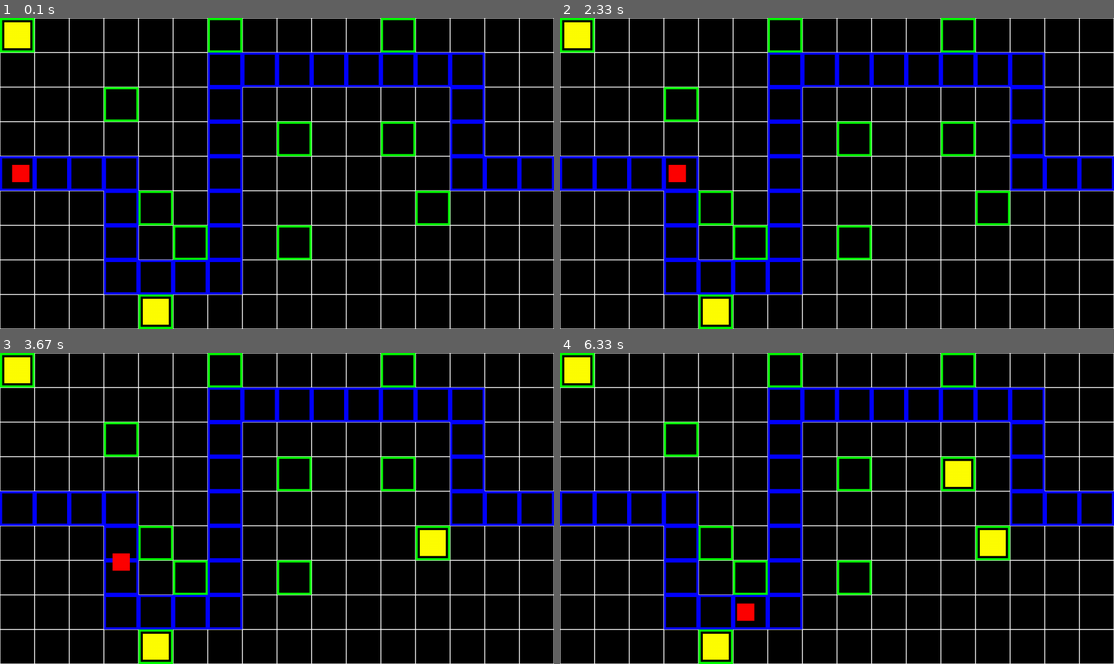
Above: before the commit, frames 1-4 (two rows, left to right).
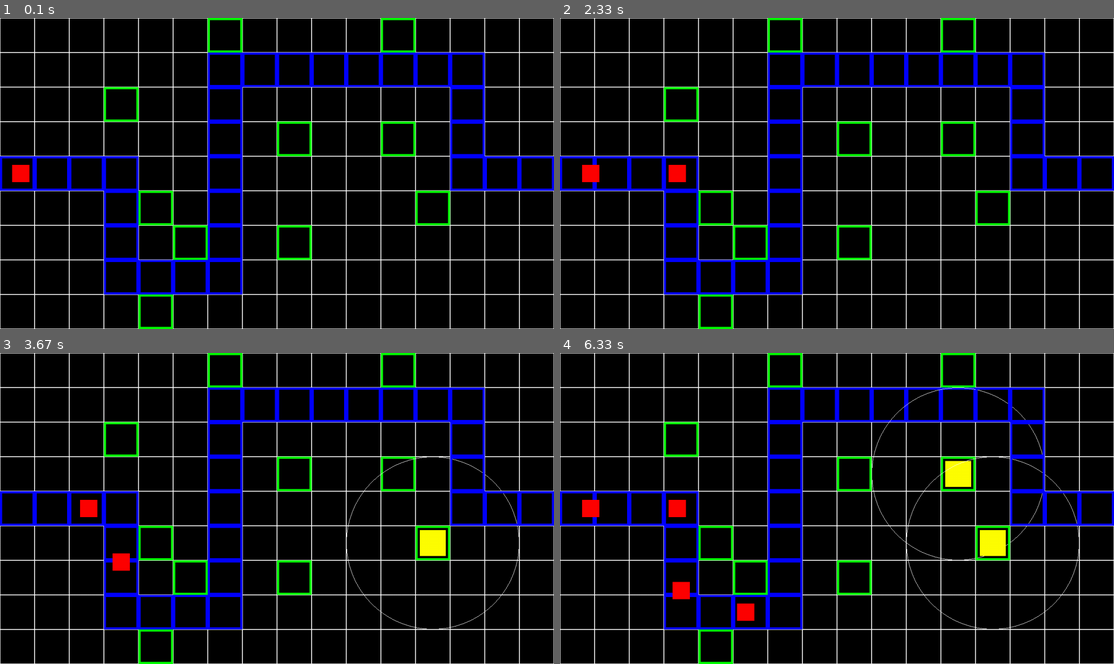
Above: after the commit, the same moments.

Repository: LenaSup/PyGame_project
Game: pygame game, started from main.py
Same seed, same stepped clock (60 frames per second), same inputs: the game is played once before the commit and once after it.
Inputs (mouse positions are in pixels of both pictures, inside the frame that each line leads up to):
- Up to frame 1 (0.1 s): no input
- Up to frame 2 (2.33 s): no input
- Up to frame 3 (3.67 s): click (421, 558) at 3.38 s
- Up to frame 4 (6.33 s): click (947, 483) at 3.72 s

The runs differ from the first frame. In frame 1, 1.0% of the frame differs, in the area x 0-31%, y 0-99%; in frame 2, 1.2%; in frame 3, 1.4%; in frame 4, 2.0%, in the area x 0-94%, y 0-99%.

Commit message:
Враги умирают(синие продамаженные). Враги спавняться каджые 2 секунды в определенной клетке. Башня фокусит одного врагаи при его убийстве переключается на первого идущего.

Diff:
--- a/data/map.map
+++ b/data/map.map
@@ -2,7 +2,7 @@
 ......########..
 ...0..#......#..
 ......#.0..0.#..
-####..#......###
+@###..#......###
 ...#0.#.....0...
 ...#.0#.0.......
 ...####.........
--- a/main.py
+++ b/main.py
@@ -1,4 +1,5 @@
 import pygame
+import sys
 import os
 
 
@@ -52,33 +53,26 @@
             self.tower.draw()
 
 
-class Entity: # общий класс существ
-    def __init__(self, x, y, screen):
+class Enemy(pygame.sprite.Sprite): # класс враждебного моба
+    def __init__(self, x, y, screen, width, height, health, image, damage=1, reload=1, speed=1):
+        super().__init__(entities, enemies)
         self.name = self.__class__.__name__
         self.pos = x, y
         self.screen = screen
-
-    def __str__(self):
-        return self.name
-
-    def focus_check(self, mouse_pos):
-        pass
-
-
-class Enemy(Entity): # класс враждебного моба
-    def __init__(self, x, y, screen, width, height, health, image, damage=1, bps=1, speed=1):
-        super().__init__(x, y, screen)
         self.size = self.width, self.height = width, height
         self.health = health
         self.damage = damage
         self.speed = speed
         self.image = image
-        self.bps = bps
+        self.image.fill('red')
+        self.rect = self.image.get_rect()
+        self.rect.x, self.rect.y = self.pos[0], self.pos[1]
         self.path = None
         self.current_step = None
         self.step = None
         self.steps = None
         self.is_move = True
+        self.set_path(enemy_path)
 
     def load_step(self, index): # загрузка следующего направления движения
         self.step = self.path[self.current_step]
@@ -99,6 +93,7 @@
                 else:
                     self.pos = self.pos[0], self.pos[1] + self.speed
                     self.steps += 1
+                    self.rect.x, self.rect.y = self.pos[0], self.pos[1]
             else:
                 if abs(self.step[0]) == self.steps and self.current_step == len(self.path) - 1:
                     self.is_move = False
@@ -109,6 +104,7 @@
                 else:
                     self.pos = self.pos[0] + self.speed, self.pos[1]
                     self.steps += 1
+                    self.rect.x, self.rect.y = self.pos[0], self.pos[1]
 
     def check(self, cell1, cell2): # проверка(моб не может выйти за пределы дороги)
         if self.speed > 0 and cell1.name == 'Road_cell':
@@ -123,23 +119,52 @@
         self.load_step(0)
         print('Шагов в пути врага:', len(self.path))
 
-    def draw(self):
-        pygame.draw.rect(self.screen, 'red', (self.pos[0], self.pos[1], self.width, self.height), 0)
-
-
-class Tower(Entity): # класс башни
-    def __init__(self, x, y, screen, size, health, images, damage=1, radius=0, sps=1, level=1):
-        super().__init__(x, y, screen)
+    def get_damage(self, damage):
+        if self.health - damage <= 0:
+            self.health = 0
+            self.is_move = False
+            self.kill()
+        else:
+            self.health -= damage
+            self.image.fill('blue')
+
+
+class Tower(pygame.sprite.Sprite): # класс башни
+    def __init__(self, x, y, screen, size, health, damage=50, radius=200, reload=1000, level=1):
+        super().__init__(towers)
+        self.name = self.__class__.__name__
+        self.pos = x, y
+        self.screen = screen
         self.health = health
         self.size = size
         self.damage = damage
         self.radius = radius
-        self.sps = sps
+        self.reload = reload
         self.level = level
-        self.images = images
+        self.image = pygame.Surface((radius * 2, radius * 2))
+        self.rect = self.image.get_rect()
+        self.rect.x, self.rect.y = (self.pos[0] + self.size // 2) - self.radius,\
+                                   (self.pos[1] + self.size // 2) - self.radius
+        self.radius = radius
+        self.focus = None
 
     def draw(self):
-        pygame.draw.rect(self.screen, 'yellow', (self.pos[0], self.pos[1], self.size, self.size))
+        pygame.draw.rect(self.screen, 'yellow', (self.pos[0], self.pos[1], self.size, self.size), 0)
+        pygame.draw.circle(self.screen, 'white', (self.pos[0] + self.size // 2, self.pos[1] + self.size // 2),
+                           self.radius, 1)
+
+    def fire(self):
+        if self.focus != None and self.focus.health != 0:
+            self.focus.get_damage(self.damage)
+        else:
+            self.focus_check()
+
+    def focus_check(self):
+        for enemy in enemies:
+            if pygame.sprite.collide_circle(enemy, self):
+                self.focus = enemy
+                self.fire()
+                break
 
 
 class Board:
@@ -151,6 +176,7 @@
         self.board = [[Pass_cell(self.cell_size * i, self.cell_size * h, self.screen, self.cell_size)
                        for h in range(width)] for i in range(height)]
         self.spis = ['white', 'red', 'blue']
+        self.n = 3
 
     def set_cell_size(self, cell_size): # установить новый размер клетки
         self.cell_size = cell_size
@@ -179,8 +205,13 @@
         if cell and cell.name == 'Building_cell':
             if cell.tower == None:
                 cell.set_tower(Tower(pos[0] * self.cell_size + 10, pos[1] * self.cell_size + 10, self.screen,
-                                     60, 100, None))
+                                     60, 100))
+                towers_reload[cell.tower] = pygame.USEREVENT + self.n
+                pygame.time.set_timer(towers_reload[cell.tower], cell.tower.reload)
+                self.n += 1
             else:
+                pygame.time.set_timer(towers_reload[cell.tower], 0)
+                del towers_reload[cell.tower]
                 cell.set_tower(None)
             return cell
         elif cell != None:
@@ -204,8 +235,11 @@
                 lst.append(Building_cell(x * cell_size, y * cell_size, screen, cell_size))
             elif level_map[y][x] == '#':
                 lst.append(Road_cell(x * cell_size, y * cell_size, screen, cell_size))
+            elif level_map[y][x] == '@':
+                lst.append(Road_cell(x * cell_size, y * cell_size, screen, cell_size))
+                spawn_pos = (x, y)
         list_entities.append(lst)
-    return list_entities
+    return list_entities, spawn_pos
 
 
 def load_path(name):
@@ -220,45 +254,68 @@
             print('Неверный формат файла:', name)
 
 
+def find_key(dictionary, needle):
+    for key in dictionary.keys():
+        if dictionary[key] == needle:
+            return key
+
+
+def terminate():
+    pygame.quit()
+    sys.exit()
+
+
+entities = pygame.sprite.Group()
+enemies = pygame.sprite.Group()
+towers = pygame.sprite.Group()
+towers_reload = {}
+enemy_path = load_path('data/enemy_path.txt')
+
+
 def main():
     pygame.init()
     size = width, height = 1280, 720
     screen = pygame.display.set_mode(size)
     pygame.display.set_caption('First board')
+
     my_board = Board(screen, 16, 9)
     my_board.set_cell_size(80)
-    level = generate_level(load_level('data/map.map', 'data/settings.txt'), 80, screen)
+
+    lvl = load_level('data/map.map', 'data/settings.txt')
+    level, start_pos = generate_level(lvl, 80, screen)
     for x in range(len(level)):
         for y in range(len(level[x])):
             my_board.set_cell(x, y, level[x][y])
-    test_tower = Building_cell(0, 0, screen, 80, Tower(10, 10, screen, 60, 100, None))
-    my_board.set_cell(0, 0, test_tower)
-    my_board.board[4][8].set_tower(Tower(4 * 80 + 10, 8 * 80 + 10, screen, 60, 100, None))
-    entities = []
-    my_event = pygame.USEREVENT + 1
+
+    spawn_enemy = pygame.USEREVENT + 1
+    my_event = pygame.USEREVENT + 2
     pygame.time.set_timer(my_event, 10)
-    enemy = Enemy(20, 340, screen, 40, 40, 100, None)
-    enemy.set_path(load_path('data/enemy_path.txt'))
-    entities.append(enemy)
+    pygame.time.set_timer(spawn_enemy, 2000)
+
+    vrag = Enemy(start_pos[0] * 80 + 20, start_pos[1] * 80 + 20, screen, 40, 40, 200, pygame.Surface((40, 40)))
 
     running = True
     while running:
             screen.fill((0, 0, 0))
             for event in pygame.event.get():
                 if event.type == pygame.QUIT:
-                    running = False
+                    terminate()
                 if event.type == pygame.MOUSEBUTTONDOWN and event.button == 1:
                     print(my_board.get_click(event.pos))
                 if event.type == my_event:
-                    cell1 = my_board.get_click((enemy.pos[0] + enemy.size[0], enemy.pos[1] + enemy.size[1]))
-                    cell2 = my_board.get_click((enemy.pos[0] - 1, enemy.pos[1] - 1))
-                    enemy.check(cell1, cell2)
+                    for enemy in enemies:
+                        cell1 = my_board.get_click((enemy.pos[0] + enemy.size[0], enemy.pos[1] + enemy.size[1]))
+                        cell2 = my_board.get_click((enemy.pos[0] - 1, enemy.pos[1] - 1))
+                        enemy.check(cell1, cell2)
+                if event.type == spawn_enemy:
+                    Enemy(start_pos[0] * 80 + 20, start_pos[1] * 80 + 20, screen, 40, 40, 200, pygame.Surface((40, 40)))
+                if event.type in towers_reload.values():
+                    find_key(towers_reload, event.type).fire()
             my_board.render()
-            enemy.draw()
-            for entity in entities:
-                entity.draw()
+            entities.update()
+            entities.draw(screen)
             pygame.display.flip()
-    pygame.quit()
+    terminate()
 
 
 if __name__ == '__main__':
